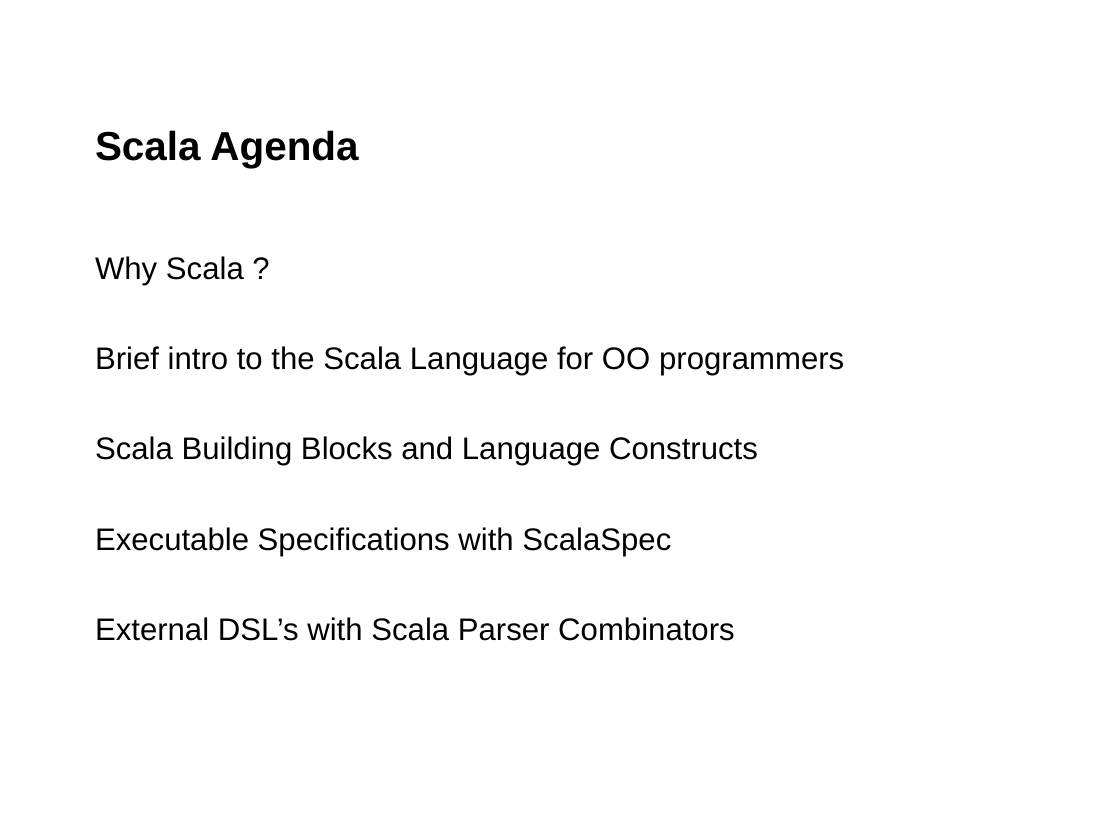
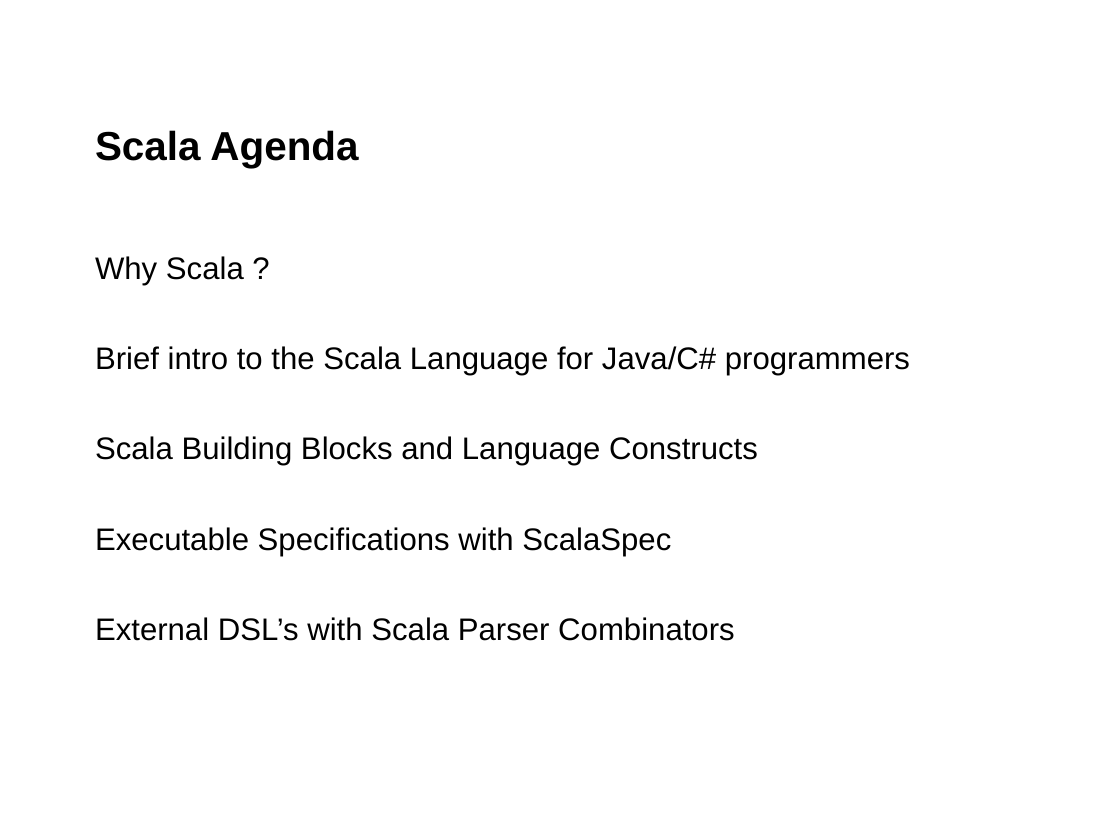
Before and after one commit to jgoodsen/agile2010, a slide deck: slide 3 of 03-scala.ppt (slide 1 before the commit). Drawn at 1120x840 pixels with LibreOffice and Linux fonts; fonts in the diff are those of the drawing; background and template pictures are left out. Boxes give left, top, right and bottom in pixels: in the first picture for what was removed or moved away, otherwise in the second. Text is boxed around its words. In the diff, an @@ line names an element or a change of style, - is before the commit and + after.

```diff
--- a/03-scala.ppt
+++ b/03-scala.ppt
@@ text at bbox=[95, 346, 910, 376]: text changed @@
-Brief intro to the Scala Language for OO programmers
+Brief intro to the Scala Language for Java/C# programmers
```
Also in this commit, not shown: 6 other slides changed, 10 slides added, 11 other files.
